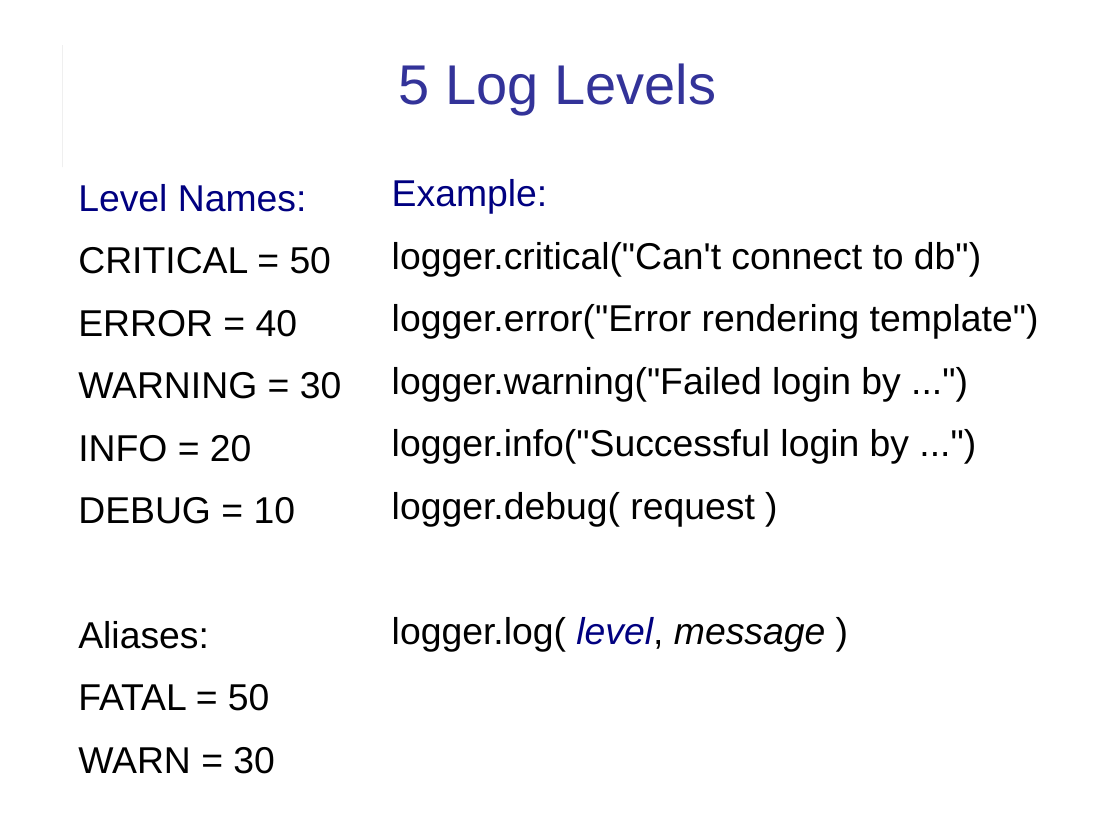
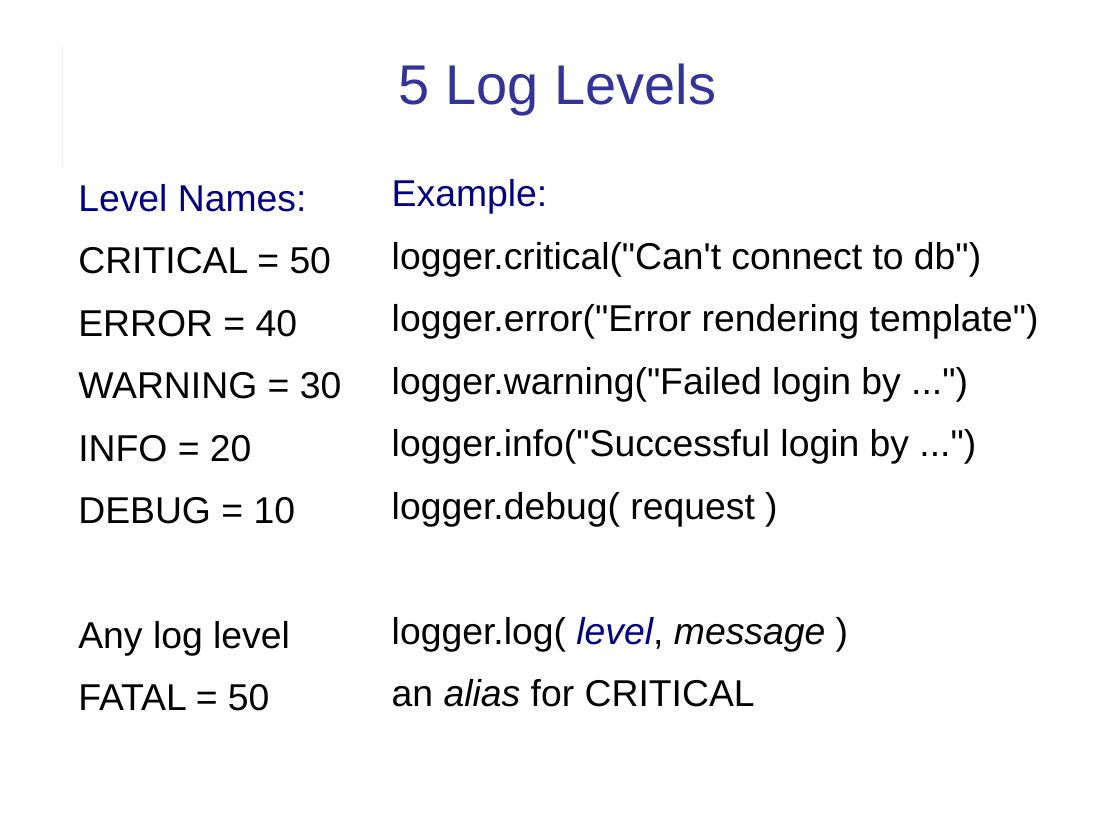
Before and after one commit to cpske/ISP, a slide deck: slide 10 of logging/Logging.ppt. Drawn at 1120x840 pixels with LibreOffice and Linux fonts; fonts in the diff are those of the drawing. Boxes give left, top, right and bottom in pixels: in the first picture for what was removed or moved away, otherwise in the second. Text is boxed around its words. In the diff, an @@ line names an element or a change of style, - is before the commit and + after.

```diff
--- a/logging/Logging.ppt
+++ b/logging/Logging.ppt
@@ text at (78,621,290,656): text changed @@
-Aliases:
+Any log level
@@ text at (392,679,755,707): paragraph added @@
+an alias for CRITICAL
@@ text at (78,747,275,774): paragraph removed @@
-WARN = 30
```
Also in this commit, not shown: 11 other slides changed, 5 other files.
